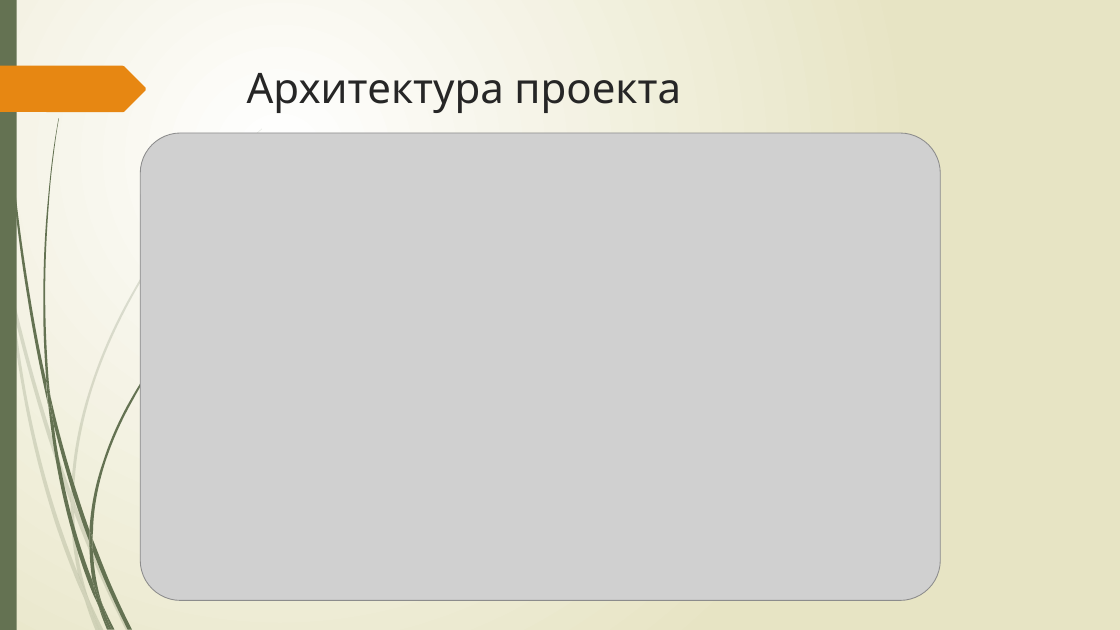
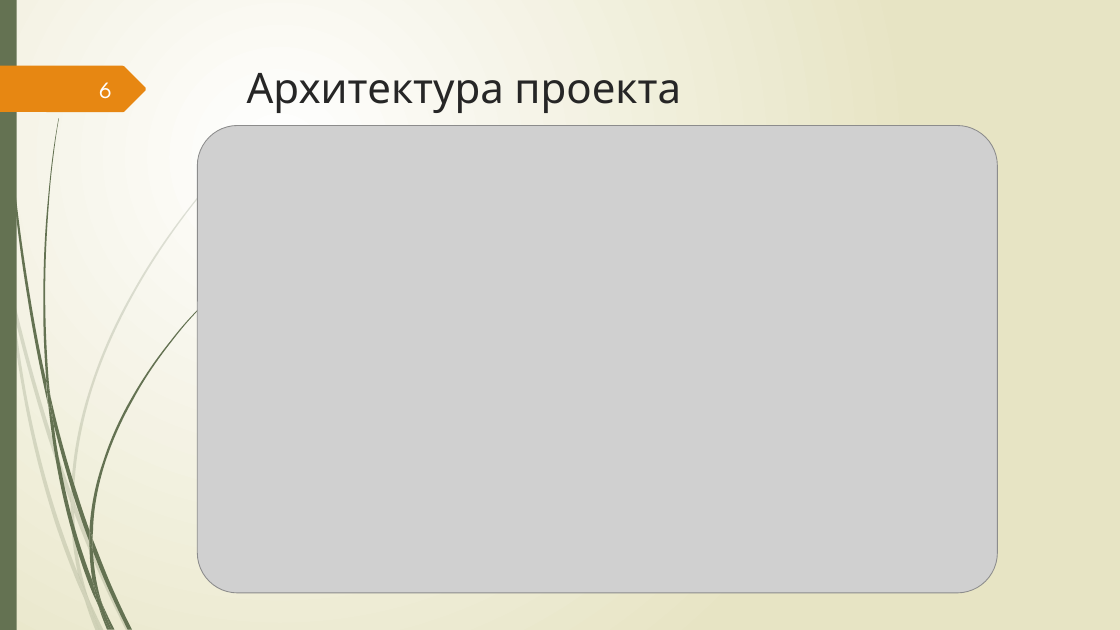
Before and after one commit to IbragimGabi/Diploma, a slide deck: slide 6 of презентация.pptx. Drawn at 1120x630 pixels with LibreOffice and Linux fonts; fonts in the diff are those of the drawing; grey boxes stand for pictures. Boxes give left, top, right and bottom in pixels: in the first picture for what was removed or moved away, otherwise in the second. Text is boxed around its words. In the diff, an @@ line names an element or a change of style, - is before the commit and + after.

```diff
--- a/презентация.pptx
+++ b/презентация.pptx
@@ page number added at (99, 82, 112, 99), 20 pt, text #FEFFFF @@
+6
@@ picture: place and size @@
-picture at (140, 133, 940, 600)
+picture at (197, 125, 997, 592)
```
Also in this commit, not shown: 7 other slides changed, 2 slides added, 2 slides removed.
